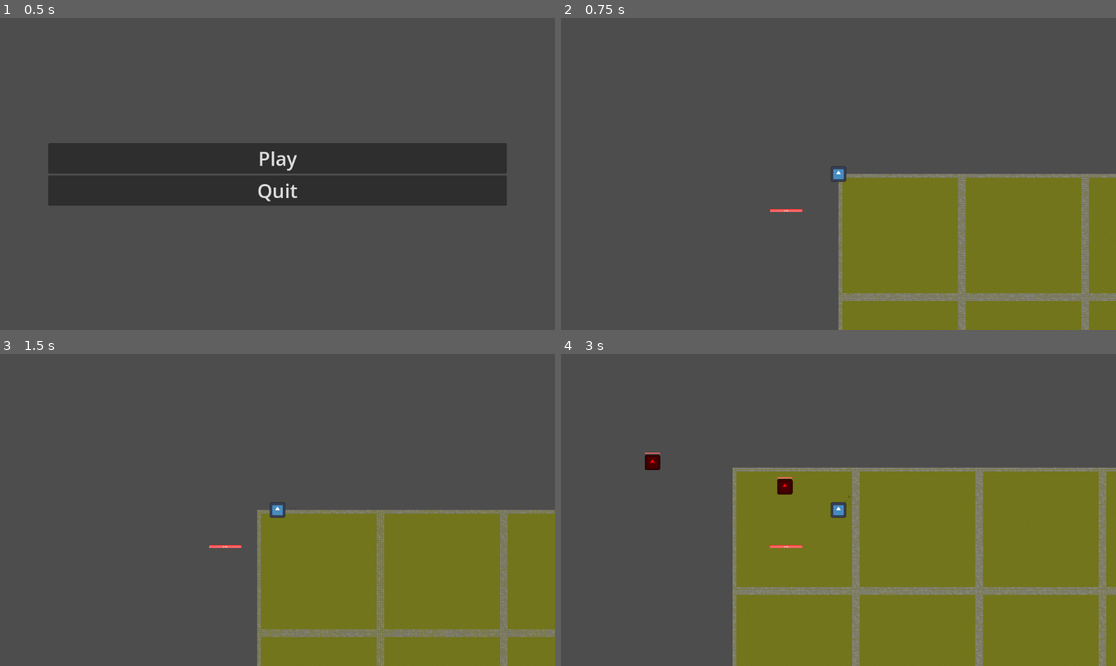
Above: before the commit, frames 1-4 (two rows, left to right).
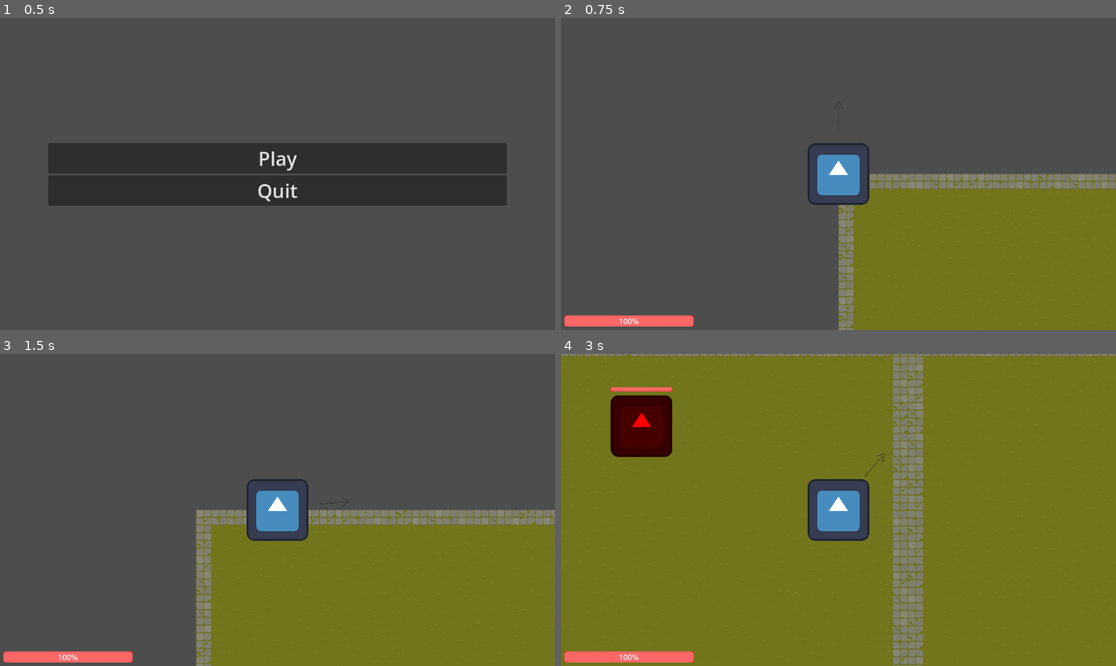
Above: after the commit, the same moments.

Repository: TryHardPotat/FYP_2
Game: Godot game, scene res://start_menu.tscn
Same seed, same stepped clock (60 frames per second), same inputs: the game is played once before the commit and once after it. The engine's default icon, where the game draws it, is replaced by a stand-in: a white triangle on a blue panel in a dark square.
Inputs (mouse positions are in pixels of both pictures, inside the frame that each line leads up to):
- Up to frame 1 (0.5 s): no input
- Up to frame 2 (0.75 s): click "Play" at 0.5 s
- Up to frame 3 (1.5 s): tap Enter at 1.25 s; move the mouse to (399, 494) at 1.27 s; hold D (move_right) from 1.28 s (still down); tap Shift (dash) at 1.35 s
- Up to frame 4 (3 s): move the mouse to (727, 525) at 2.02 s; release D (move_right) at 2.03 s; hold S (move_down) 2.03-2.78 s; tap Space (primary_attack) at 2.1 s; move the mouse to (894, 441) at 2.77 s; hold D (move_right) from 2.78 s (still down); tap Shift (dash) at 2.85 s

Frame 1 is identical in both runs. In frame 2, 6.9% of the frame differs, in the area x 0-100%, y 26-100%; in frame 3, 12%; in frame 4, 66%, in the area x 0-100%, y 0-100%.

Commit message:
Enemies target assigned correctly

Diff:
--- a/active_scene.tscn
+++ b/active_scene.tscn
@@ -10,8 +10,7 @@
 
 [node name="Spawner" parent="." instance=ExtResource("1_befqd")]
 spawn_scene = ExtResource("2_faaqe")
-
-[node name="Warrior" parent="." instance=ExtResource("1_hciqs")]
+target_scene = ExtResource("1_hciqs")
 
 [node name="DungeonGenerator" type="Node" parent="."]
 script = ExtResource("3_onls7")
--- a/scenes/entities/rat.gd
+++ b/scenes/entities/rat.gd
@@ -1,14 +1,15 @@
 extends CharacterBody2D
 
 @export var speed = 100
-@export var player: Node2D
+@export var player : Node2D
 @export var health : float = 10
 @export var damage : float = 2
 @export var team : String = "enemy"
 
 @onready var health_bar = $CanvasGroup/HealthBar
 
-## TODO: Attack Interval for Enemies Against Player
+func set_player(new_player):
+	player = new_player
 
 func take_damage(amount):
 	health -= amount
@@ -22,7 +23,7 @@
 func die():
 	queue_free()  # Remove the enemy from the scene
 
-func _physics_process(_delta):
+func _physics_process(delta):
 	if player:
 		var direction = (player.global_position - global_position).normalized()
 		velocity = direction * speed
--- a/scenes/entities/warrior.tscn
+++ b/scenes/entities/warrior.tscn
@@ -26,7 +26,6 @@
 script = ExtResource("1_63q3t")
 
 [node name="Camera2D" type="Camera2D" parent="."]
-zoom = Vector2(0.25, 0.25)
 
 [node name="Sprite2D" type="Sprite2D" parent="."]
 texture = ExtResource("1_2m0nl")
--- a/spawner.gd
+++ b/spawner.gd
@@ -3,19 +3,46 @@
 @onready var timer : Timer = $Timer
 
 @export var spawn_scene : PackedScene
+@export var target_scene : PackedScene
 @export var spawn_interval : float = 2.0
 @export var spawn_radius : float = 1000.0
+
+var player : Node2D
 
 func _ready():
 	print("Spawner Started")
 	if timer:
 		timer.start()
 
+	# Set the player reference when the scene starts
+	set_player_reference()
+
+func set_player_reference():
+	if target_scene:
+		var target_instance = target_scene.instantiate()
+		if target_instance is Node2D:
+			player = target_instance
+			# Don't forget to add the player to the scene if it's not already there
+			if not player.is_inside_tree():
+				add_child(player)
+			# Move the player to the top of the node hierarchy
+			move_child(player, 0)
+		else:
+			print("Target scene is not a Node2D")
+	else:
+		print("No target scene set")
+
 func _on_timer_timeout():
 	if spawn_scene:
 		var instance = spawn_scene.instantiate()
+
+		# Pass the player reference to the spawned instance if it has a 'player' property
+		if instance.has_method("set_player"):
+			instance.set_player(player)
+		elif instance.has_property("player"):
+			instance.player = player
+
 		var spawn_position = Vector2(randf_range(-spawn_radius, spawn_radius), randf_range(-spawn_radius, spawn_radius))
-
 		instance.position = spawn_position
 		add_child(instance)
 	else:
